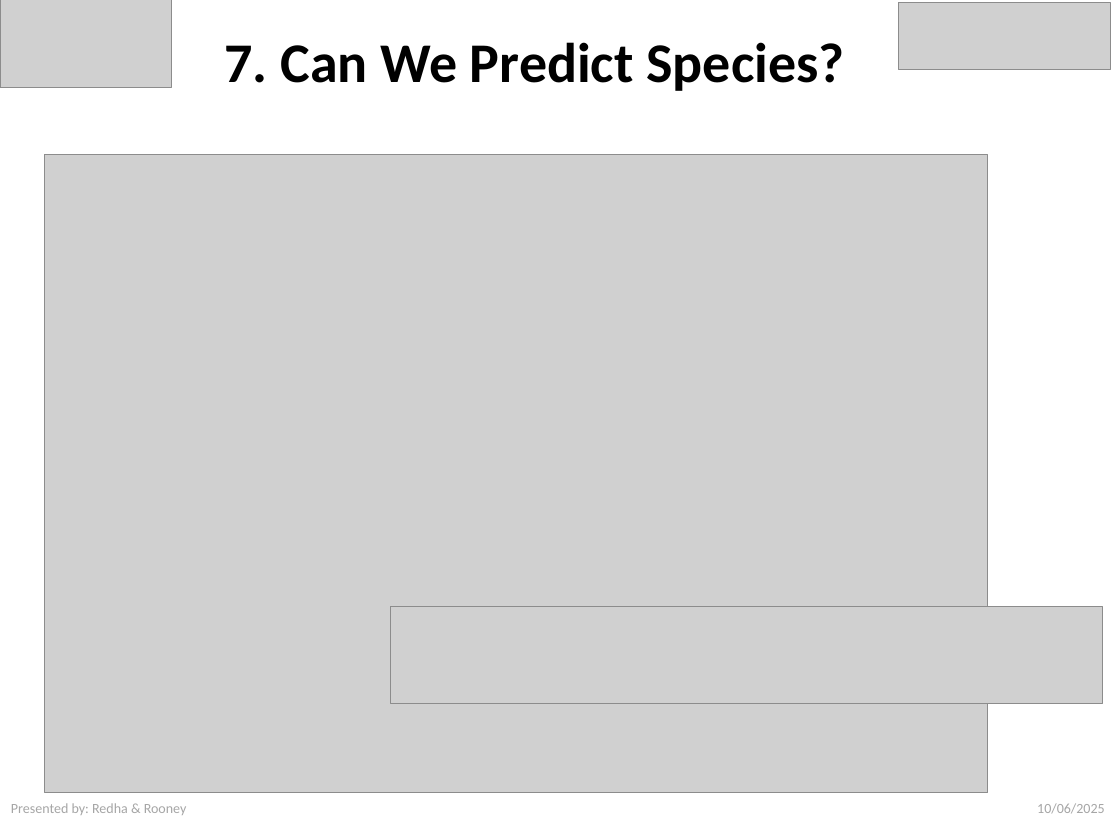
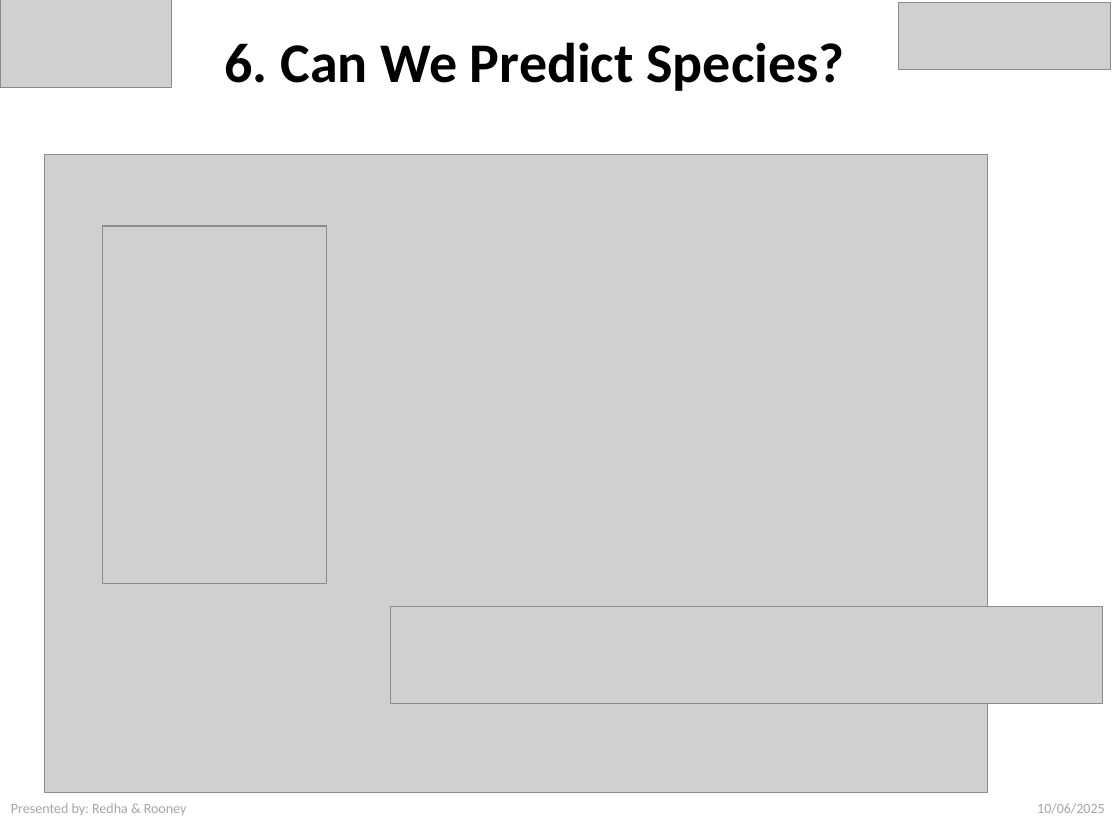
Before and after one commit to RedhaAGGOUN/Botanica-iris, a slide deck: slide 16 of Botanica_Iris_Analysis_Presentation.pptx (slide 14 before the commit). Drawn at 1120x840 pixels with LibreOffice and Linux fonts; fonts in the diff are those of the drawing; grey boxes stand for pictures. Boxes give left, top, right and bottom in pixels: in the first picture for what was removed or moved away, otherwise in the second. Text is boxed around its words. In the diff, an @@ line names an element or a change of style, - is before the commit and + after.

```diff
--- a/Botanica_Iris_Analysis_Presentation.pptx
+++ b/Botanica_Iris_Analysis_Presentation.pptx
@@ text at [225,42,844,91]: text changed @@
-7. Can We Predict Species?
+6. Can We Predict Species?
@@ picture added at [103,226,327,584] @@
```
Also in this commit, not shown: 12 other slides changed, 2 slides added.
